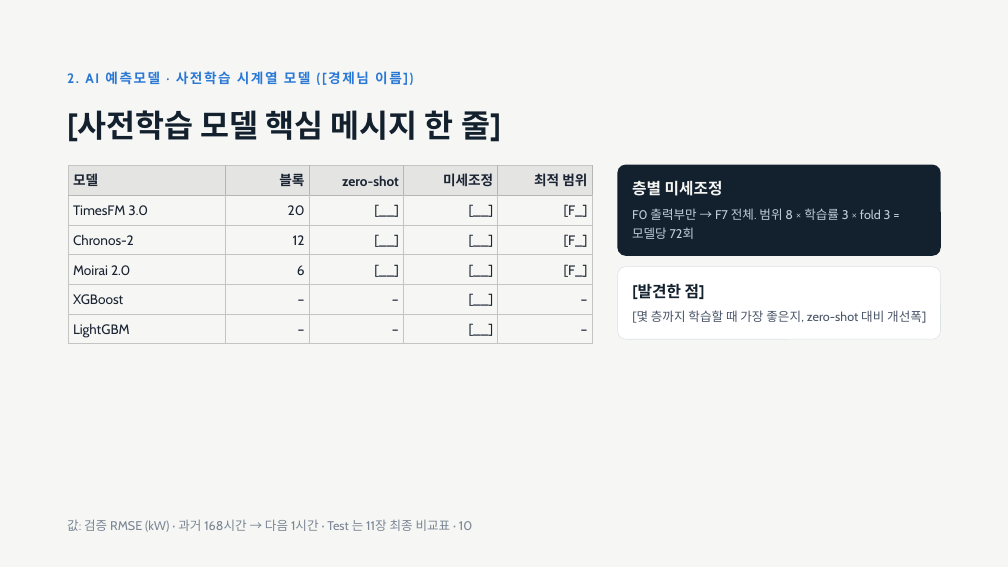
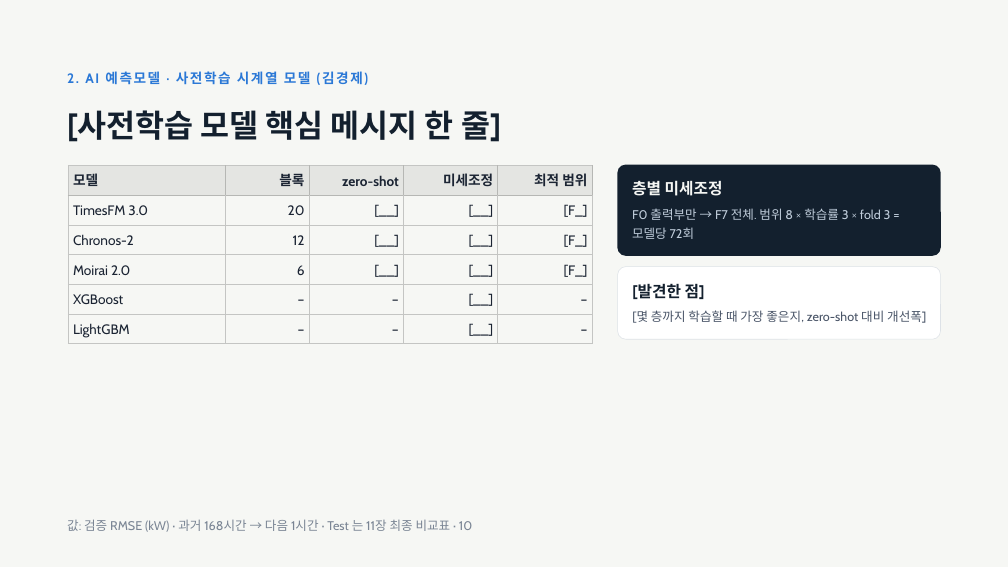
Before and after one commit to jgi0117/KAMP-Competition, a slide deck: slide 10 of docs/presentation/OKM 전력 피크 예측 발표.pptx. Drawn at 1008x567 pixels with LibreOffice and Linux fonts; fonts in the diff are those of the drawing. Boxes give left, top, right and bottom in pixels: in the first picture for what was removed or moved away, otherwise in the second. Text is boxed around its words. In the diff, an @@ line names an element or a change of style, - is before the commit and + after.

```diff
--- a/docs/presentation/OKM 전력 피크 예측 발표.pptx
+++ b/docs/presentation/OKM 전력 피크 예측 발표.pptx
@@ text at <box>67,71,363,85</box>: text changed @@
-2. AI 예측모델 · 사전학습 시계열 모델 ([경제님 이름])
+2. AI 예측모델 · 사전학습 시계열 모델 (김경제)
```
Also in this commit, not shown: 2 other slides changed.
